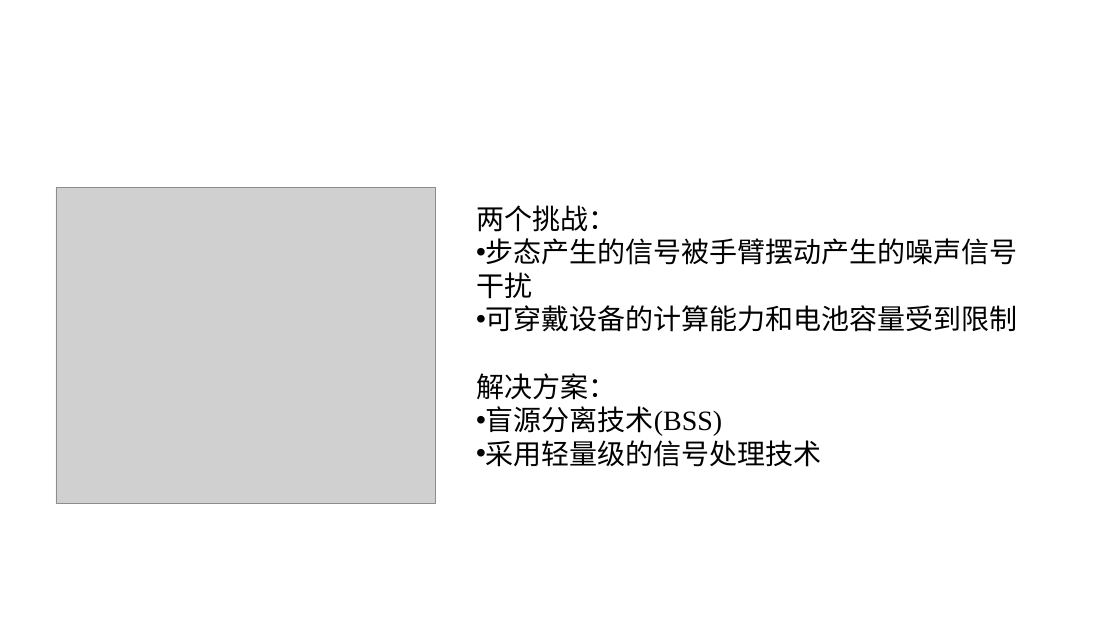
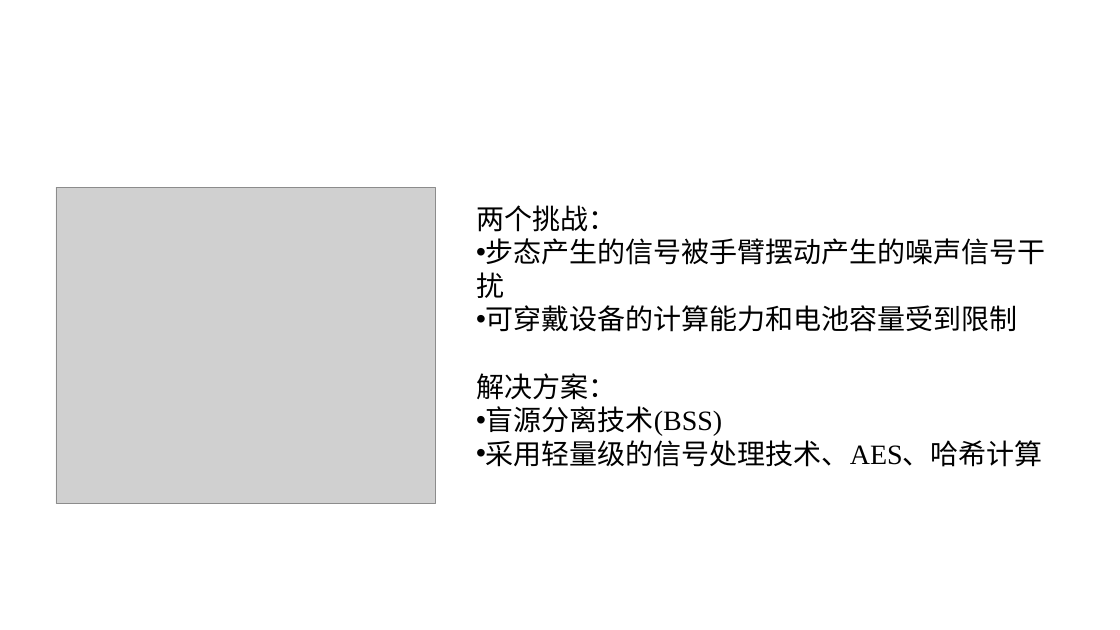
Before and after one commit to tangerinethm/Paper_Repository, a slide deck: slide 3 of 传感器作业/唐慧敏.pptx. Drawn at 1120x630 pixels with LibreOffice and Linux fonts; fonts in the diff are those of the drawing; grey boxes stand for pictures; background and template pictures are left out. Boxes give left, top, right and bottom in pixels: in the first picture for what was removed or moved away, otherwise in the second. Text is boxed around its words. In the diff, an @@ line names an element or a change of style, - is before the commit and + after.

```diff
--- a/传感器作业/唐慧敏.pptx
+++ b/传感器作业/唐慧敏.pptx
@@ text at <box>486,440,1043,467</box>: text changed @@
-• 采用轻量级的信号处理技术
+• 采用轻量级的信号处理技术、AES、哈希计算
```
Also in this commit, not shown: 5 other slides changed, 1 slide added, 1 other file.
